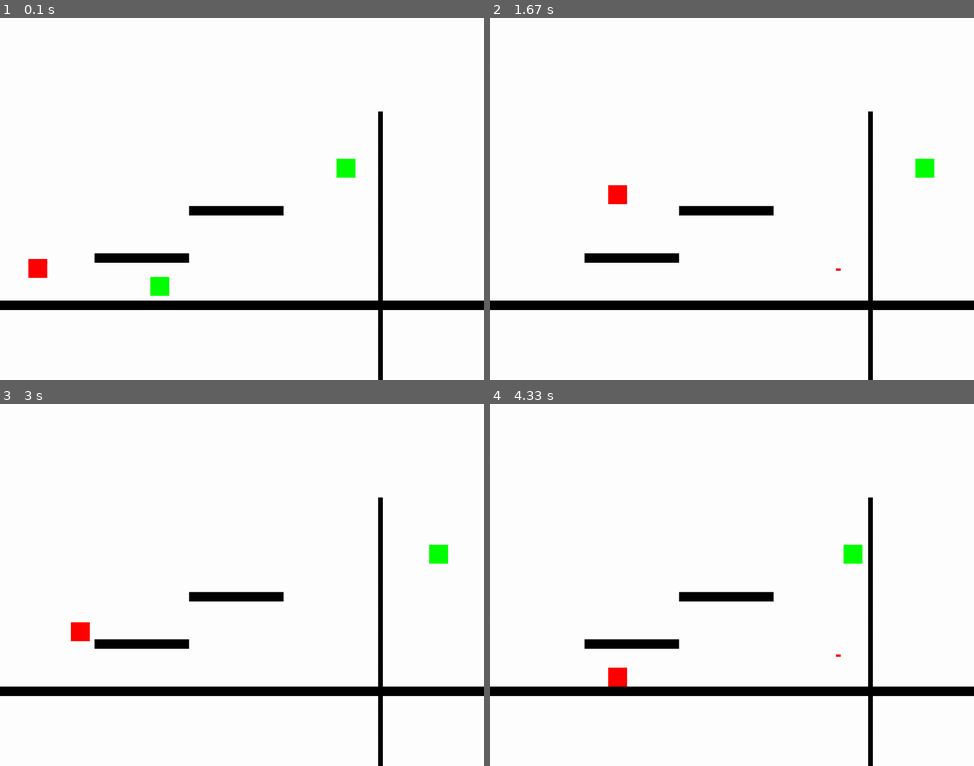
Above: before the commit, frames 1-4 (two rows, left to right).
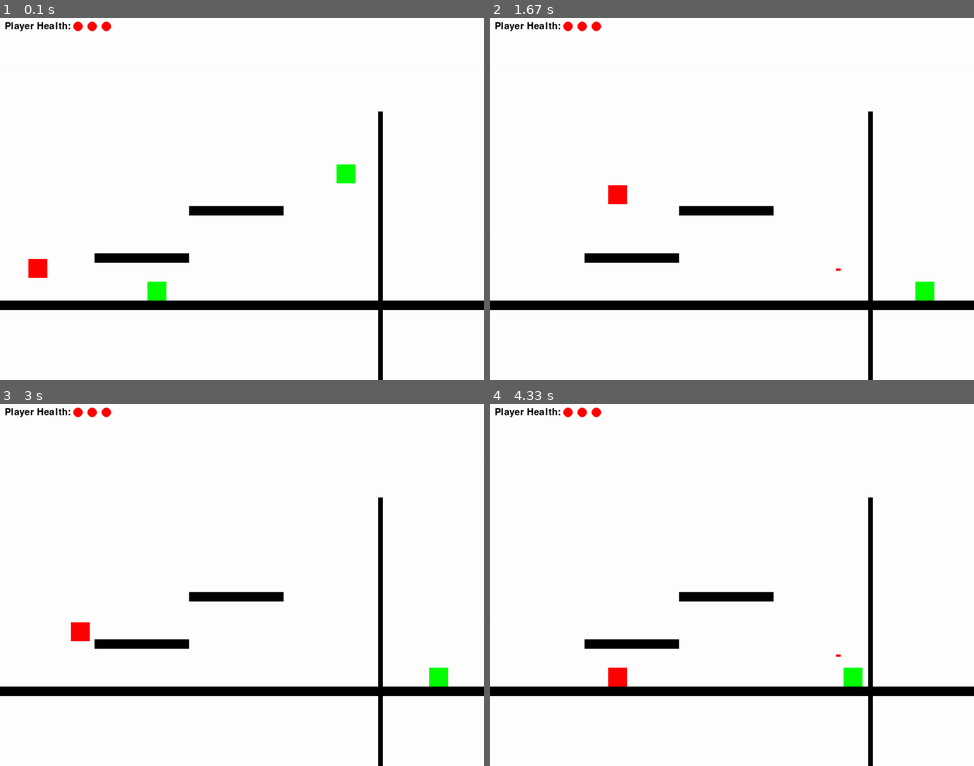
Above: after the commit, the same moments.

Repository: bobacojr/Pygame_Contra
Game: pygame game, started from main.py
The game is run twice, just before and just after one commit, with the same random seed, the same clock (stepped at 60 frames per second) and the same inputs.
Inputs:
- Up to frame 1 (0.1 s): no input
- Up to frame 2 (1.67 s): tap K at 0.33, 0.82 s; hold D 0.67-1.13 s; tap Space at 0.73, 1.03, 1.23, 1.57 s; hold W 1.17-1.47 s; hold D from 1.5 s (still down)
- Up to frame 3 (3 s): tap Space at 1.87, 2.07, 2.37, 2.63, 2.97 s; release D at 1.97 s; hold A 2-2.53 s; tap K at 2.15 s; hold S 2.57-2.87 s; hold A from 2.9 s (still down)
- Up to frame 4 (4.33 s): tap Space at 3.27, 3.4, 3.7, 4.07 s; release A at 3.3 s; hold D 3.33-3.97 s; tap K at 3.48 s; hold S from 4 s (still down)

The runs differ from the first frame. In frame 1, 0.6% of the frame differs, in the area x 1-74%, y 0-79%; in frame 2, 0.7%; in frame 3, 0.7%; in frame 4, 0.7%, in the area x 1-77%, y 0-79%.

Commit message:
add invincibility frames and gravity to enemies

Diff:
--- a/enemy.py
+++ b/enemy.py
@@ -8,8 +8,32 @@
         self.color = color
         self.speed = speed
         self.direction = 1  # 1: right, -1: left
+        self.y_velocity = 0
+        self.gravity = 0.5
+        self.on_ground = False
 
     def update(self, platforms):
+        # Apply gravity
+        if not self.on_ground:
+            self.y_velocity += self.gravity
+        self.rect.y += self.y_velocity
+        self.on_ground = False  # Reset ground check
+
+        # Platform collision
+        for platform in platforms:
+            if self.rect.colliderect(platform.rect):
+                if self.y_velocity > 0 and self.rect.bottom >= platform.rect.top and self.rect.bottom <= platform.rect.top + 20:
+                    self.rect.bottom = platform.rect.top
+                    self.y_velocity = 0
+                    self.on_ground = True
+
+        # Ensure enemy does not fall below the screen
+        if self.rect.bottom > SCREEN_HEIGHT:
+            self.rect.bottom = SCREEN_HEIGHT
+            self.y_velocity = 0
+            self.on_ground = True
+
+        # Horizontal movement
         self.rect.x += self.direction * self.speed
 
         # Reverse direction at screen edges
--- a/main.py
+++ b/main.py
@@ -20,9 +20,20 @@
 ]
 
 enemies = [
-    Enemy(300, 550, 40, 40, GREEN, 3),
+    Enemy(300, 550, 40, 40, GREEN, 2),
     Enemy(700, 300, 40, 40, GREEN, 2)
 ]
+
+def draw_health():
+    # Draw health text
+    font = pygame.font.Font(None, 30)  # Create font object (size 30)
+    health_text = font.render("Player Health:", True, BLACK)
+    screen.blit(health_text, (10, 10))
+
+    # Draw red circles (hearts)
+    for i in range(player.health):
+        pygame.draw.circle(screen, RED, (165 + i * 30, 20), 10)  # Spaced out
+
 
 # Game loop
 running = True
@@ -53,6 +64,22 @@
 
     player.update(platforms)
 
+    for enemy in enemies[:]:
+        if player.rect.colliderect(enemy.rect):
+            if not player.invincible:
+                player.health -= 1
+                player.invincible = True
+                player.invincibility_timer = pygame.time.get_ticks() + 1000  # 1 second
+
+            # Bounce the enemy back
+            enemy.direction *= -1  # Reverse direction
+            enemy.rect.y -= 30  # Move enemy up slightly
+            enemy.rect.x += enemy.direction * 20  # Move enemy away from player
+
+            if player.health <= 0:
+                print("Game Over")
+                running = False
+
     for bullet in player.bullets[:]:
         bullet.update()
         if (bullet.rect.right < 0 or
@@ -68,11 +95,10 @@
                     player.bullets.remove(bullet)
                     break
 
-# Update enemies (before screen.fill())
+    screen.fill(WHITE)
     for enemy in enemies:
         enemy.update(platforms)
 
-    screen.fill(WHITE)
     for platform in platforms:
         pygame.draw.rect(screen, platform.color, platform)
 
@@ -82,6 +108,9 @@
         enemy.draw(screen)
     for bullet in player.bullets:
         bullet.draw(screen)
+
+    draw_health()
+
     pygame.display.update()
     clock.tick(60)
 
--- a/player.py
+++ b/player.py
@@ -18,6 +18,9 @@
         self.on_wall = False
         self.facing = "right"
         self.bullets = []
+        self.health = 3
+        self.invincible = False
+        self.invincibility_timer = 0
 
     def shoot(self):
         keys = py.key.get_pressed()
@@ -69,6 +72,9 @@
         self.rect.y += self.y_velocity # Update y position to the new position...
         self.on_object = False # Reset the flag before checking for collisions...
 
+        if self.invincible and py.time.get_ticks() > self.invincibility_timer:
+            self.invincible = False
+
         for platform in platforms:
             """ Snap the player ontop of platforms on collision """
             if platform == self.target_platform: # Continue if the platform is the target platform...
